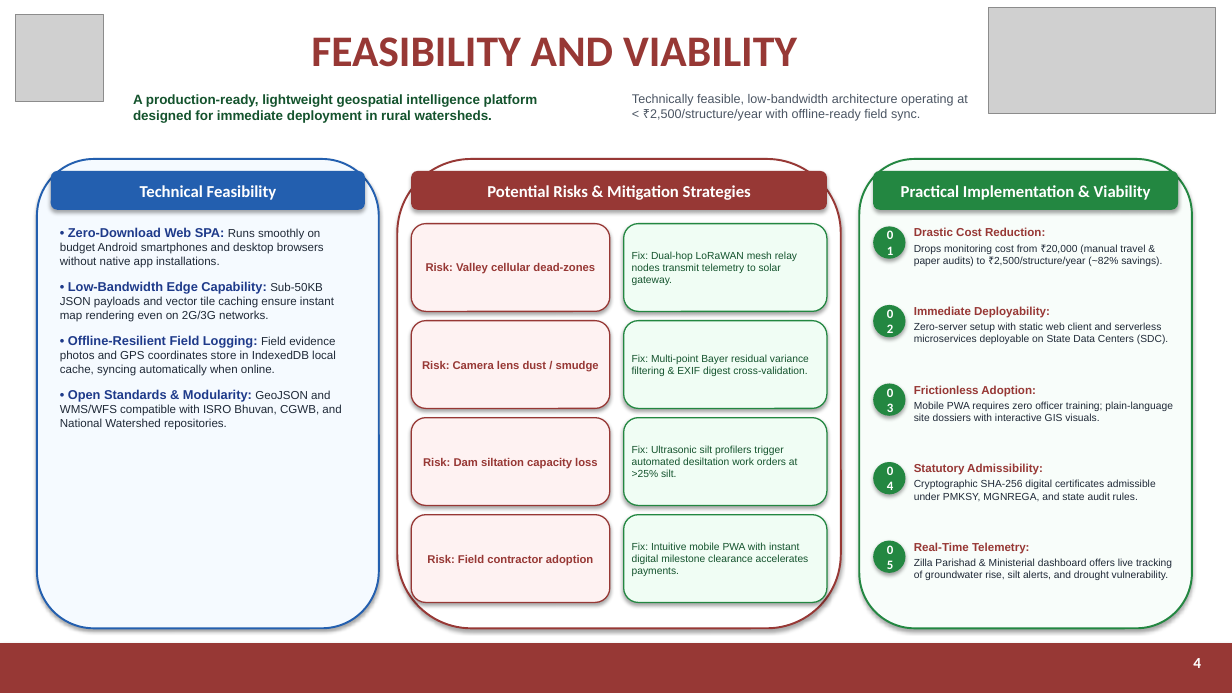
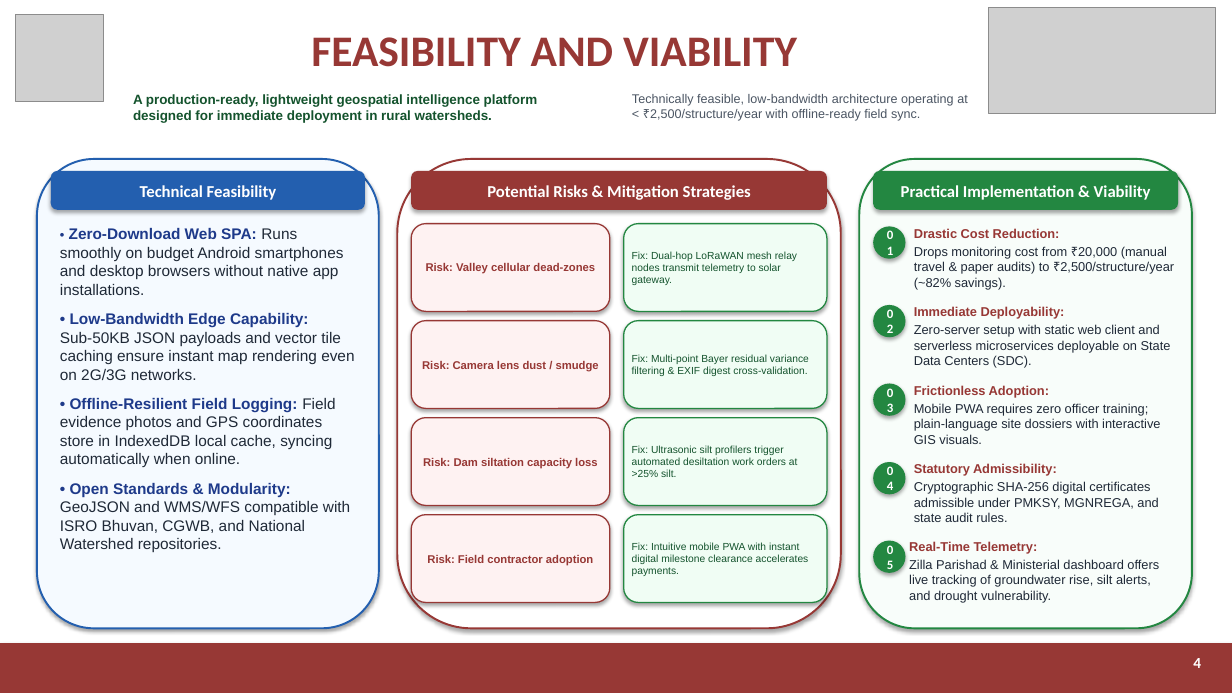
Before and after one commit to 12karthikpra-dev/JalDhristi, a slide deck: slide 4 of JalDrishti_SIH2026_Presentation_Final.pptx. Drawn at 1232x693 pixels with LibreOffice and Linux fonts; fonts in the diff are those of the drawing; grey boxes stand for pictures. Boxes give left, top, right and bottom in pixels: in the first picture for what was removed or moved away, otherwise in the second. Text is boxed around its words. In the diff, an @@ line names an element or a change of style, - is before the commit and + after.

```diff
--- a/JalDrishti_SIH2026_Presentation_Final.pptx
+++ b/JalDrishti_SIH2026_Presentation_Final.pptx
@@ text "• Zero-Download Web SPA: Runs ..." at (60, 228, 354, 552): size 10 to 12 pt in "Zero-Download Web SPA:", "• Low-Bandwidth Edge Capability:", "• Offline-Resilient Field Logging:", "• Open Standards & Modularity:"; size 9 to 12 pt in "Runs smoothly on budget Android smartphones and ...", "Sub-50KB JSON payloads and vector tile caching ...", "Field evidence photos and GPS coordinates store ...", "GeoJSON and WMS/WFS compatible with ISRO Bhuvan, ..." @@
@@ text "Drastic Cost Reduction:" at (914, 228, 1174, 290): size 9 to 10 pt in "Drastic Cost Reduction:"; size 8 to 10 pt in "Drops monitoring cost from ₹20,000 (manual travel ..." @@
@@ text "Immediate Deployability:" at (914, 306, 1171, 368): size 9 to 10 pt in "Immediate Deployability:"; size 8 to 10 pt in "Zero-server setup with static web client and ..." @@
@@ text "Frictionless Adoption:" at (914, 385, 1160, 444): size 9 to 10 pt in "Frictionless Adoption:"; size 8 to 10 pt in "Mobile PWA requires zero officer training; plain-language ..." @@
@@ text "Statutory Admissibility:" at (914, 463, 1158, 522): size 9 to 10 pt in "Statutory Admissibility:"; size 8 to 10 pt in "Cryptographic SHA-256 digital certificates admissible under  ..." @@
@@ text "Real-Time Telemetry:" at (909, 541, 1159, 603): size 9 to 10 pt in "Real-Time Telemetry:"; size 8 to 10 pt in "Zilla Parishad & Ministerial dashboard offers live ..." @@
```
Also in this commit, not shown: 5 other slides changed, 2 other files.
